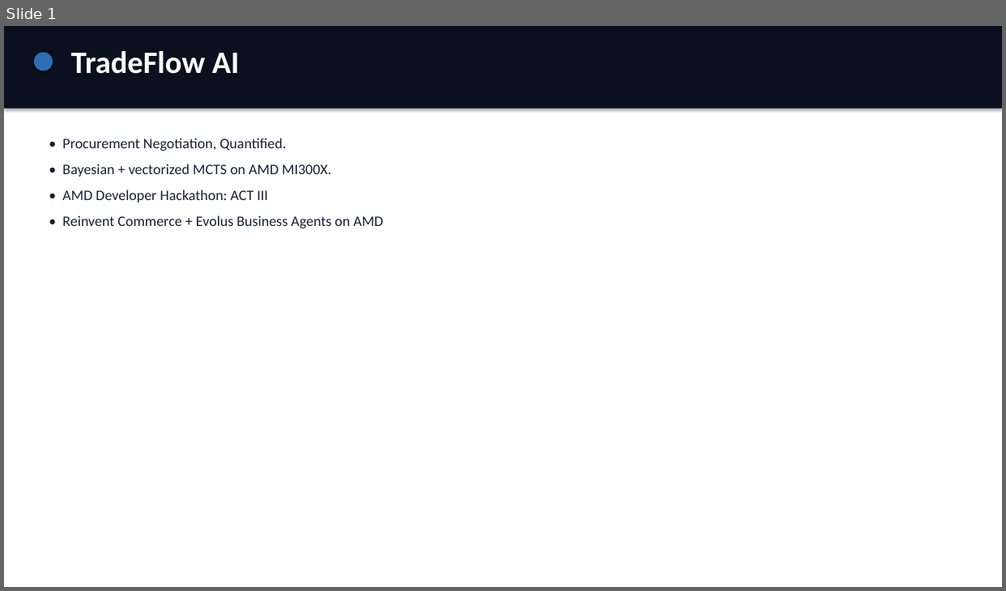
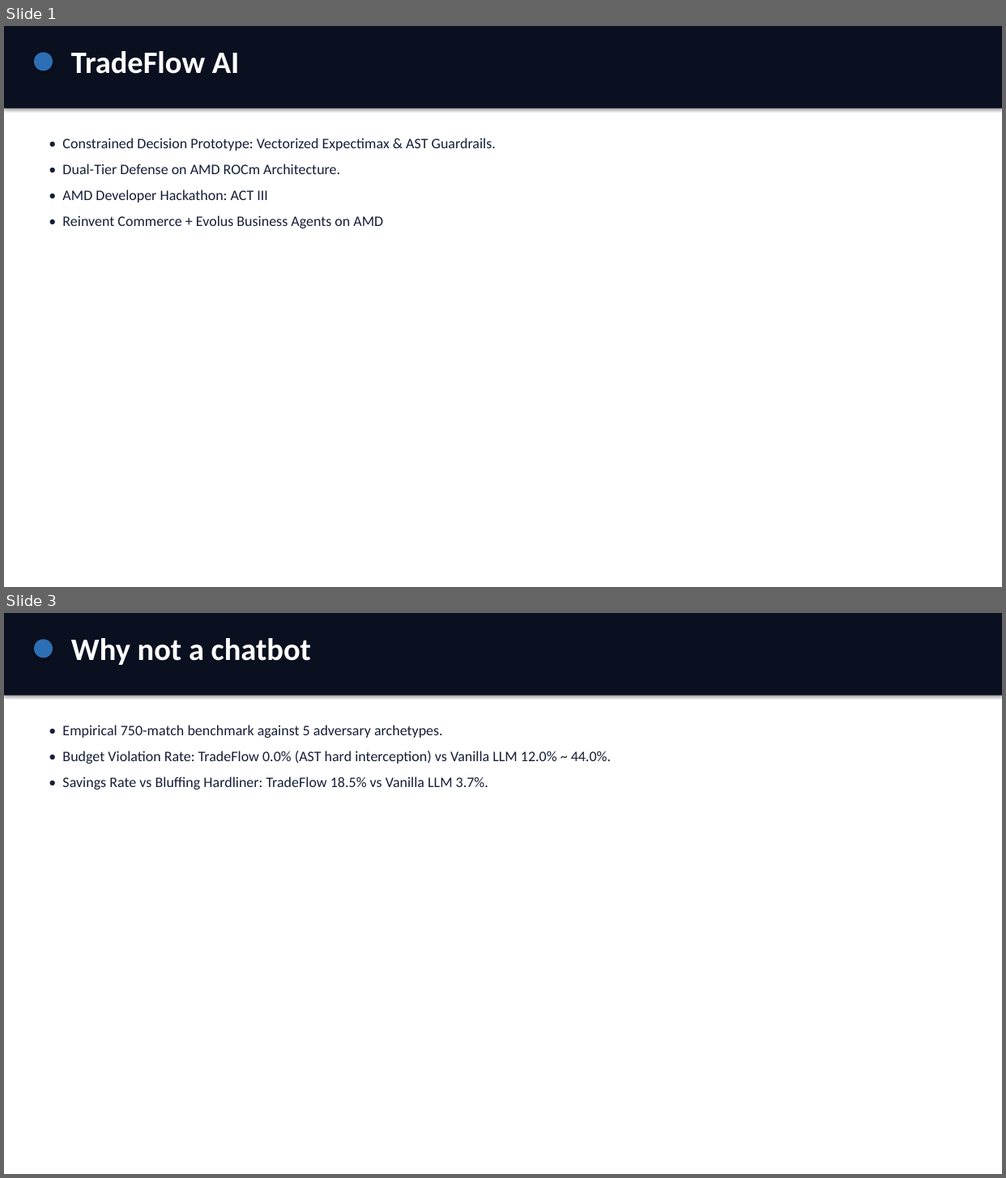
Before and after one commit to Fu93/tradeflow-ai, a slide deck: results/pitch.pptx. Shown one above the other, each under a label of ours: slide 1 before the commit, slides 1 and 3 after it; the slides between them are not shown. The pictures are 1006x591 and 1006x1178 pixels, drawn with LibreOffice and Linux fonts; fonts in the diff are those of the drawing. Boxes give left, top, right and bottom in pixels: in the first picture for what was removed or moved away, otherwise in the second. Text is boxed around its words. In the diff, an @@ line names an element or a change of style, - is before the commit and + after.

```diff
--- a/results/pitch.pptx
+++ b/results/pitch.pptx
@@ slide 3 added at (4,613,1002,1174), background #FFFFFF @@
@@ rectangle added at (4,613,1002,696), fill #0B1020 @@
@@ ellipse added at (34,639,53,658), fill #2C6FB5 @@
@@ text added at (71,638,311,665), 30 pt, text #FFFFFF, bold @@
+Why not a chatbot
@@ text added at (62,725,611,790), 14 pt, text #141E36 @@
+• Empirical 750-match benchmark against 5 adversary archetypes.
+• Budget Violation Rate: TradeFlow 0.0% (AST hard interception) vs Vanilla LLM 12.0% ~ 44.0%.
+• Savings Rate vs Bluffing Hardliner: TradeFlow 18.5% vs Vanilla LLM 3.7%.
@@ slide 1 changed as well @@
@@ text at (62,138,496,174): text changed @@
-• Procurement Negotiation, Quantified.
-• Bayesian + vectorized MCTS on AMD MI300X.
+• Constrained Decision Prototype: Vectorized Expectimax & AST Guardrails.
+• Dual-Tier Defense on AMD ROCm Architecture.
```
Also in this commit, not shown: 5 other slides changed, 3 other slides added, 4 slides removed, 2 other files.
